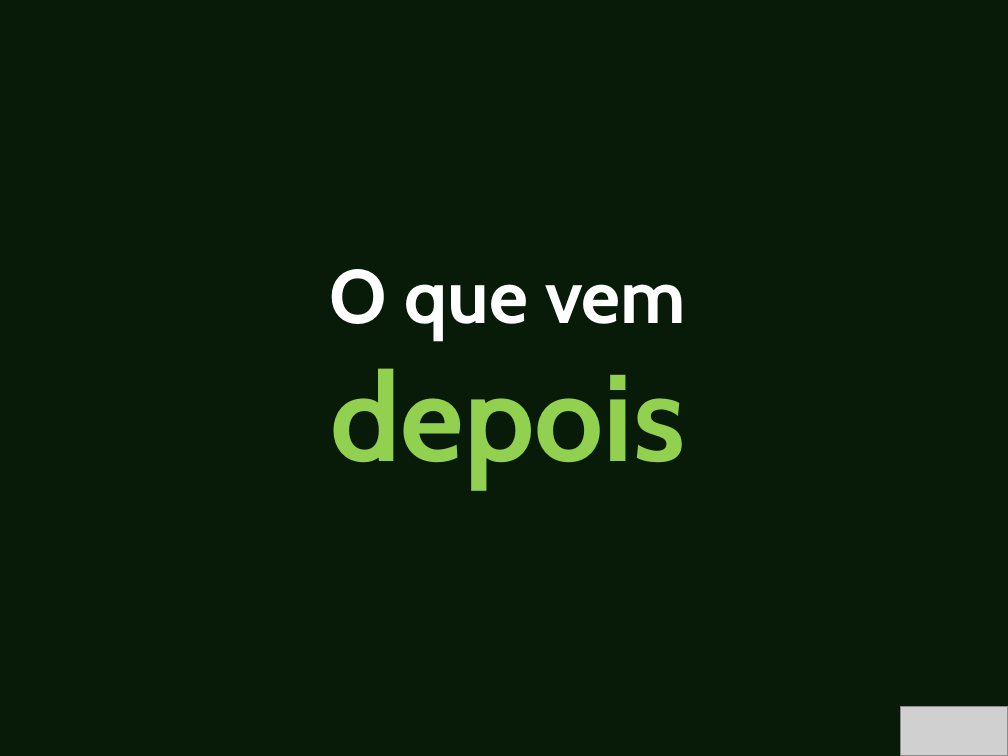
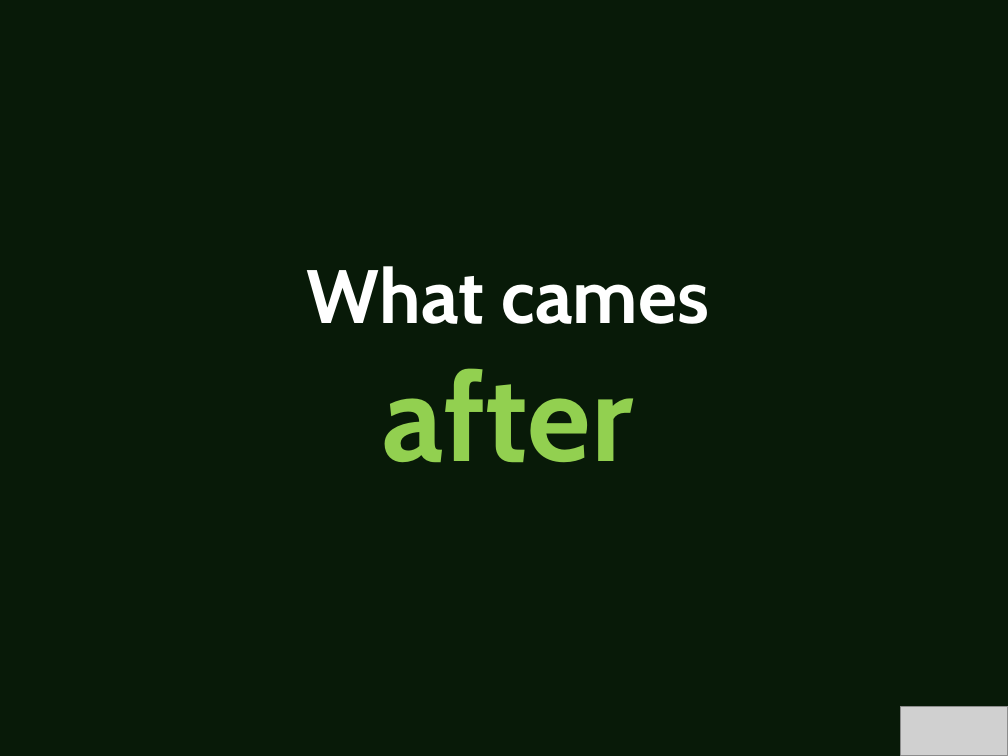
Before and after one commit to ezequias/Esri, a slide deck: slide 16 of EsriIntegratedTests/DOCs/Testes Integrados Automatizados.pptx. Drawn at 1008x756 pixels with LibreOffice and Linux fonts; fonts in the diff are those of the drawing; grey boxes stand for pictures. Boxes give left, top, right and bottom in pixels: in the first picture for what was removed or moved away, otherwise in the second. Text is boxed around its words. In the diff, an @@ line names an element or a change of style, - is before the commit and + after.

```diff
--- a/EsriIntegratedTests/DOCs/Testes Integrados Automatizados.pptx
+++ b/EsriIntegratedTests/DOCs/Testes Integrados Automatizados.pptx
@@ text at (307, 266, 709, 463): text changed @@
-O que vem
-depois
+What cames
+after
```
Also in this commit, not shown: 10 other slides changed, 2 slides added, 2 slides removed, 2 other files.
